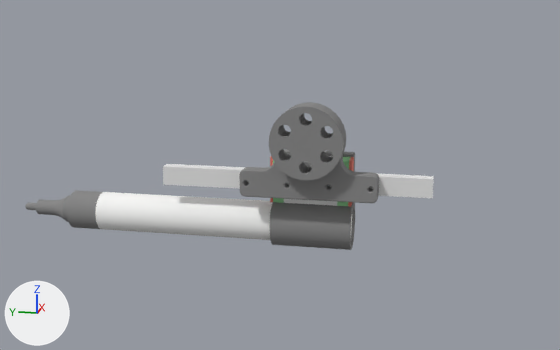
Two versions of the OBJ model scene/robot/PenHolder.obj, one commit apart.
Rendered twice from a 50 mm lens placed at (-0.2795, -0.1588, 0.088), pointed at (-0.0035, -0.1036, 0.019). Every picture has the same lights, and +X, +Y and +Z are marked at lower left. The first picture is the older version. Where no turn or scale is listed for an object, it has been applied to the vertices. Vertices at exactly the same position are counted once.

Names of what the first picture shows: 'PenHolder'.
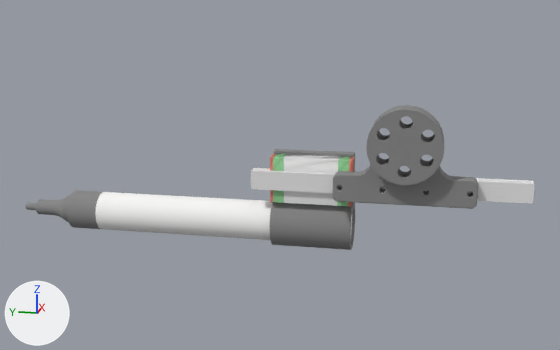
Location of each change, (x1, y1, x2, y2) in pixels of the pictures (560 x 350 px; the box of a moved part takes in the faces that stretch with it):
'PenHolder', reshaped (25% wider): before (25, 102, 434, 250); after (25, 105, 535, 250)
part 1 of me_penholder, moved or reshaped: before (239, 102, 379, 203); after (332, 105, 478, 209)
part 2 of me_penholder, moved or reshaped: before (163, 164, 434, 198); after (251, 168, 535, 204)

Patch to the scene script:
```diff
--- a/scene/robot/PenHolder.obj.py
+++ b/scene/robot/PenHolder.obj.py
@@ me_penholder @@
 # used by ob_penholder; location = (0.0, 0.0, 0.0)
-me_penholder.from_pydata(...)  # 2263 vertices, 4584 faces; spans x -0.02..0.009, y -0.16..0.003, z -0.009..0.048
+me_penholder.from_pydata(...)  # 2263 vertices, 4584 faces; spans x -0.02..0.009, y -0.194..0.003, z -0.009..0.048
+# me_penholder part 1: the loose piece of 1093 vertices spanning x -0.02..-0.009, y -0.141..-0.091, z 0.013..0.048 is moved by (0.0, -0.034, 0.0)
+# me_penholder part 2: the loose piece of 20 vertices spanning x -0.009..-0.004, y -0.16..-0.06, z 0.015..0.022 is moved by (0.0, -0.034, 0.0)
 me_penholder.materials.append(mat_opaque_63_63_63__008)
```
